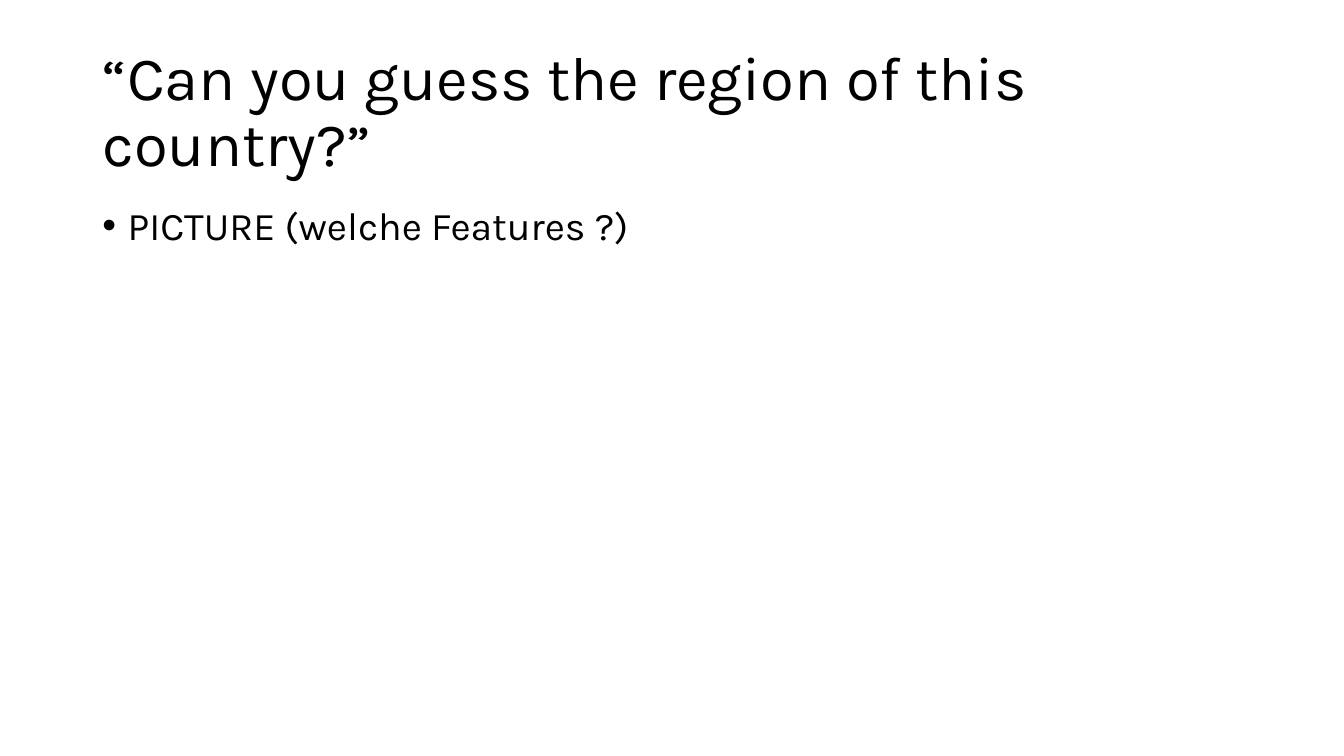
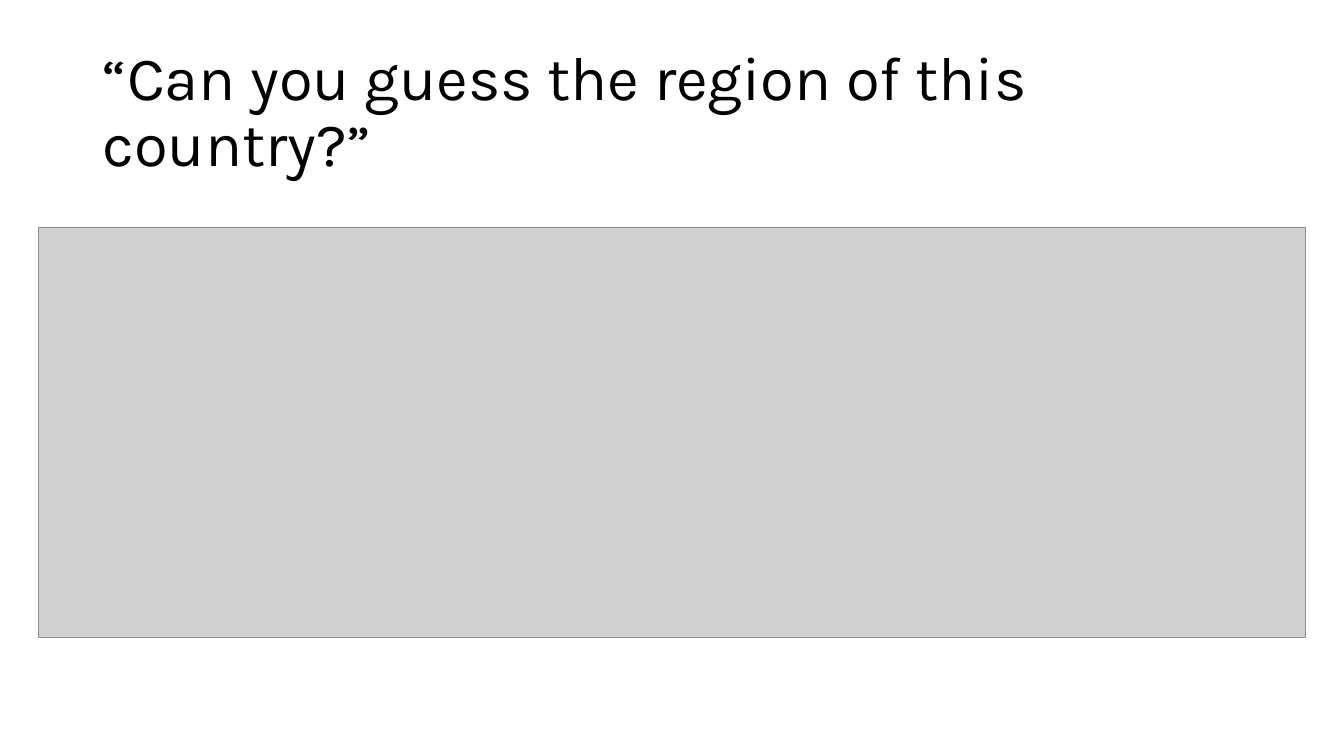
Before and after one commit to mimiep/DSML-LifeExp, a slide deck: slide 2 of FinalPresentation_LE.pptx. Drawn at 1344x756 pixels with LibreOffice and Linux fonts; fonts in the diff are those of the drawing; grey boxes stand for pictures. Boxes give left, top, right and bottom in pixels: in the first picture for what was removed or moved away, otherwise in the second. Text is boxed around its words. In the diff, an @@ line names an element or a change of style, - is before the commit and + after.

```diff
--- a/FinalPresentation_LE.pptx
+++ b/FinalPresentation_LE.pptx
@@ picture added at [38,228,1306,637] @@
@@ text removed at [128,211,585,245] @@
-• PICTURE (welche Features ?)
```
Also in this commit, not shown: 2 other slides changed, 7 slides added, 1 other file.
